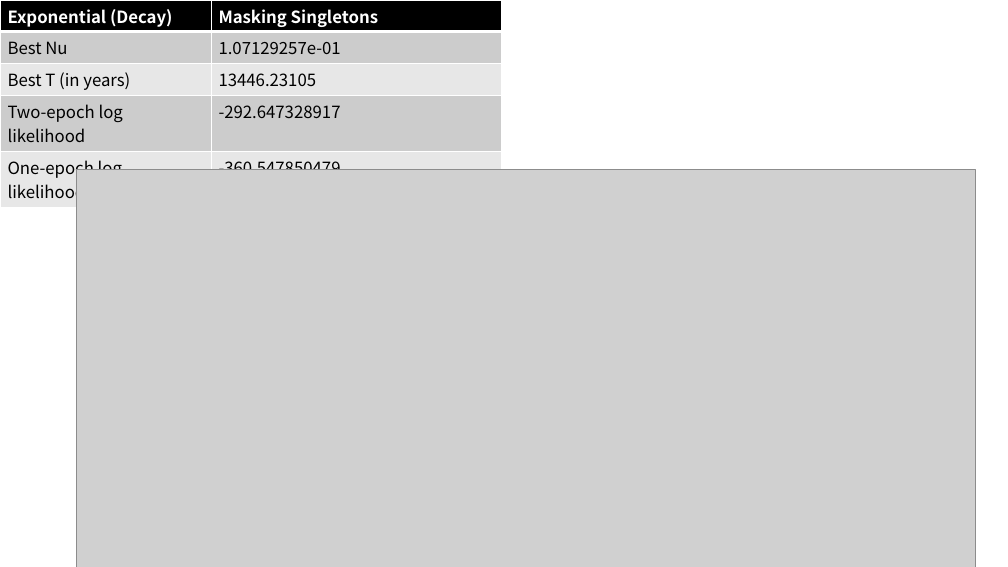
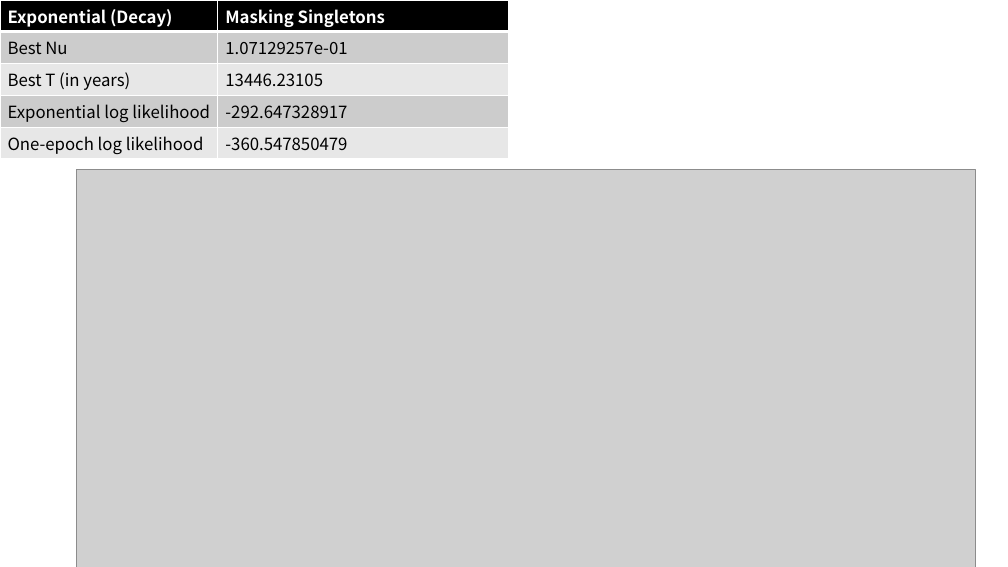
Before and after one commit to jon-mah/demo_for_ccgb, a slide deck: slide 4 of Summary/20220214_microbiome_demographic_slides.pptx. Drawn at 1008x567 pixels with LibreOffice and Linux fonts; fonts in the diff are those of the drawing; grey boxes stand for pictures. Boxes give left, top, right and bottom in pixels: in the first picture for what was removed or moved away, otherwise in the second. Text is boxed around its words. In the diff, an @@ line names an element or a change of style, - is before the commit and + after.

Commit message:
slides update.

```diff
--- a/Summary/20220214_microbiome_demographic_slides.pptx
+++ b/Summary/20220214_microbiome_demographic_slides.pptx
@@ table at (0, 0, 509, 158) @@
-row 4, column 1: Two-epoch log likelihood
+row 4, column 1: Exponential log likelihood
@@ table: place and size @@
-table at (0, 0, 502, 207)
+table at (0, 0, 509, 158)
```
Also in this commit, not shown: 1 other slide changed.
